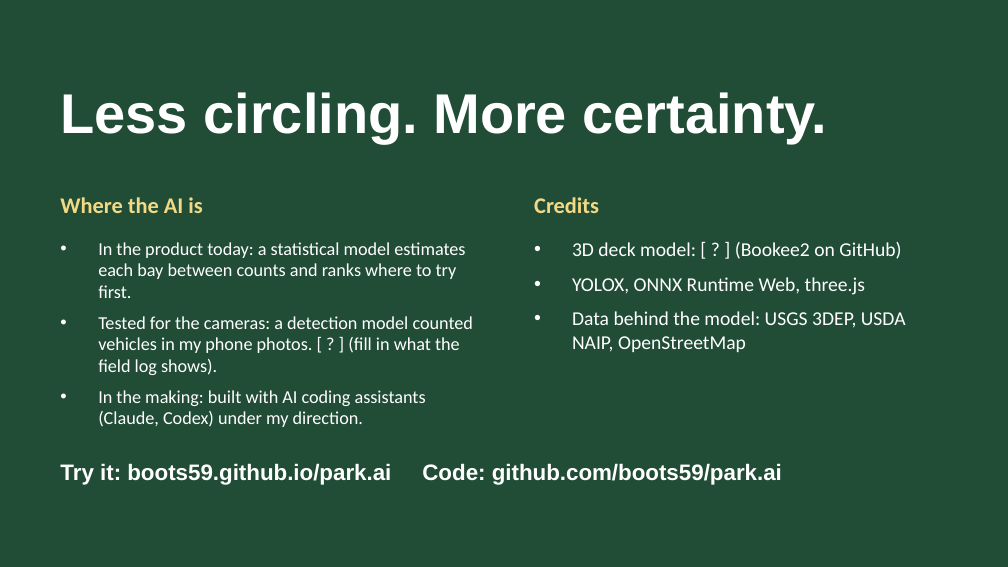
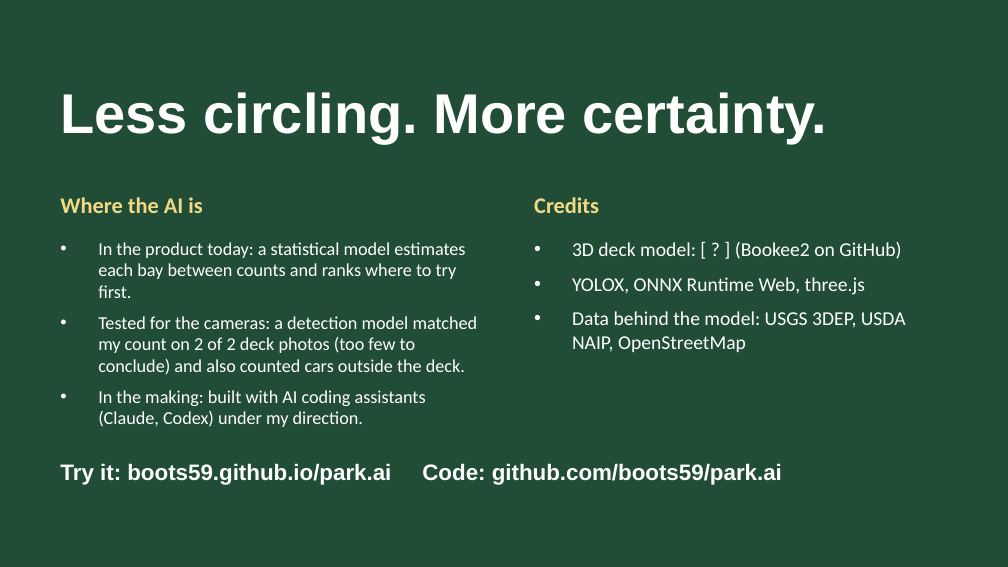
Before and after one commit to boots59/park.ai, a slide deck: slide 8 of submission/WEST-deck-pitch-DRAFT.pptx. Drawn at 1008x567 pixels with LibreOffice and Linux fonts; fonts in the diff are those of the drawing. Boxes give left, top, right and bottom in pixels: in the first picture for what was removed or moved away, otherwise in the second. Text is boxed around its words. In the diff, an @@ line names an element or a change of style, - is before the commit and + after.

```diff
--- a/submission/WEST-deck-pitch-DRAFT.pptx
+++ b/submission/WEST-deck-pitch-DRAFT.pptx
@@ text at (x1=98, y1=316, x2=478, y2=375): text changed @@
-• Tested for the cameras: a detection model counted vehicles in my phone photos. [ ? ] (fill in what the field log shows).
+• Tested for the cameras: a detection model matched my count on 2 of 2 deck photos (too few to conclude) and also counted cars outside the deck.
```
Also in this commit, not shown: 3 other slides changed, 4 other files.
